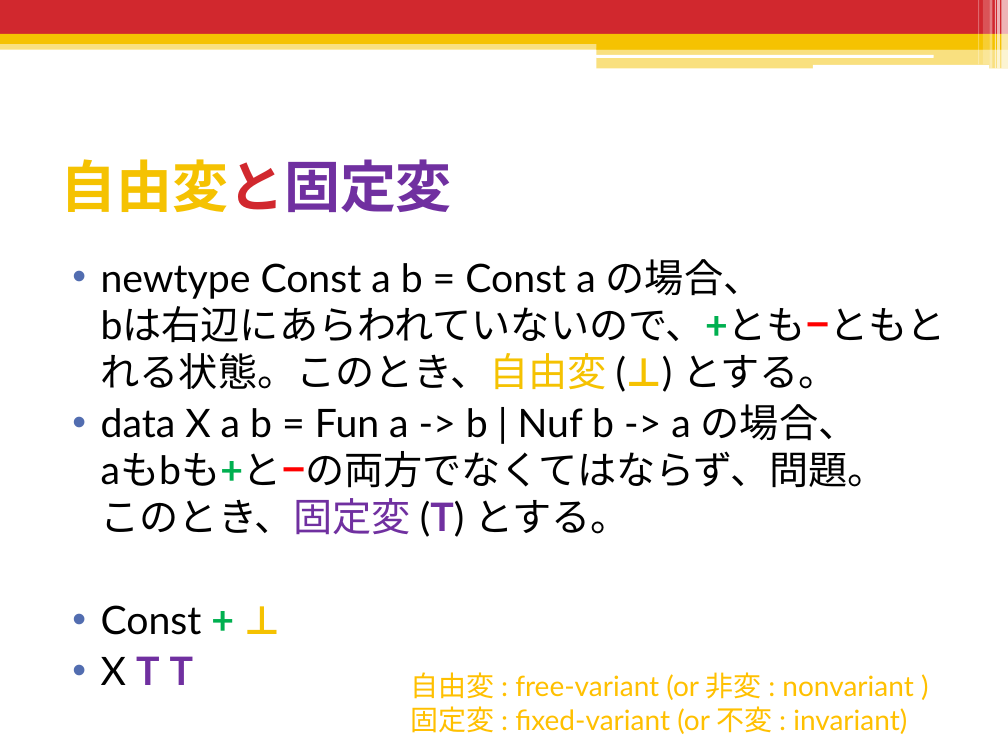
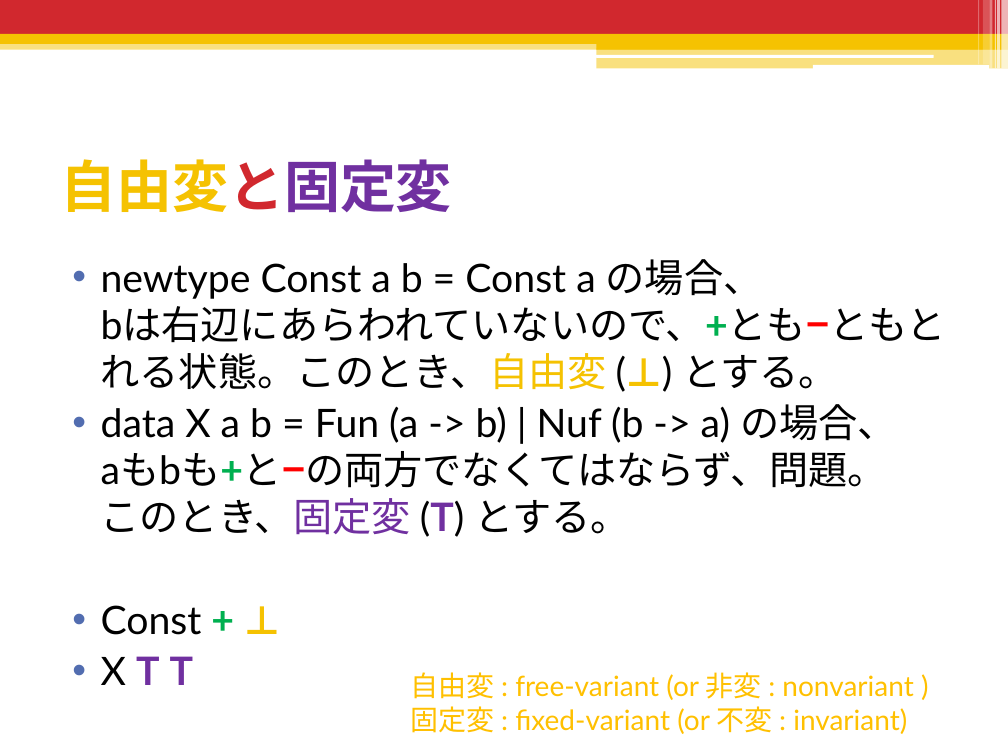
Before and after one commit to shiatsumat/HaskellLecture, a slide deck: slide 59 of 2_monad/slides/2_monad.pptx. Drawn at 1008x756 pixels with LibreOffice and Linux fonts; fonts in the diff are those of the drawing. Boxes give left, top, right and bottom in pixels: in the first picture for what was removed or moved away, otherwise in the second. Text is boxed around its words. In the diff, an @@ line names an element or a change of style, - is before the commit and + after.

```diff
--- a/2_monad/slides/2_monad.pptx
+++ b/2_monad/slides/2_monad.pptx
@@ text at bbox=[101, 404, 897, 537]: text changed @@
-• data X a b = Fun a -> b | Nuf b -> a の場合、
-  aもbも+と−の両方でなくてはならず、問題。
-  このとき、固定変 (T) とする。
+• data X a b = Fun (a -> b) | Nuf (b -> a) の場合、
+  aもbも+と−の両方でなくてはならず、問題。
+  このとき、固定変 (T) とする。
```
Also in this commit, not shown: 1 other slide changed, 23 other files.
